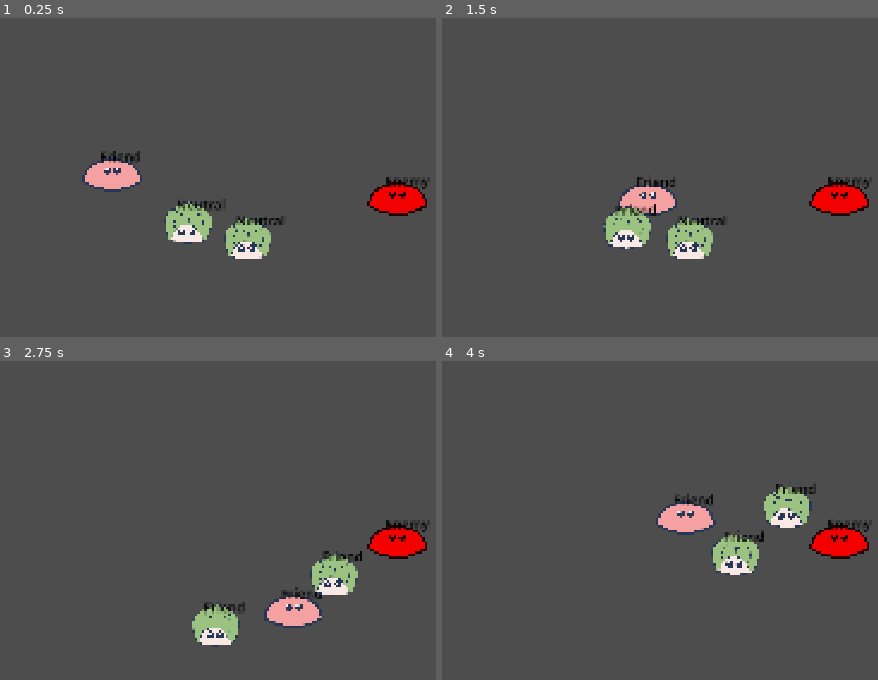
Above: before the commit, frames 1-4 (two rows, left to right).
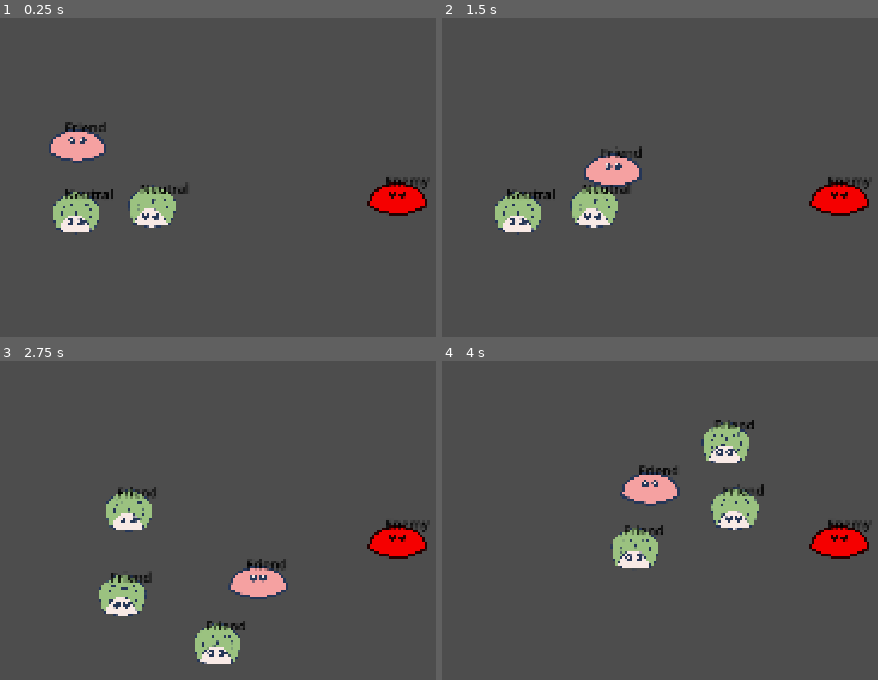
Above: after the commit, the same moments.

Repository: rinevard/SwarmSurge
Game: Godot game, scene res://scenes/main.tscn
The game is run twice, just before and just after one commit, with the same random seed, the same clock (stepped at 60 frames per second) and the same inputs.
Inputs:
- Up to frame 1 (0.25 s): no input
- Up to frame 2 (1.5 s): tap Enter at 0.5 s; hold D (right) 0.53-1.28 s; hold S (down) from 1.28 s (still down)
- Up to frame 3 (2.75 s): release S (down) at 2.03 s; hold D (right) from 2.03 s (still down)
- Up to frame 4 (4 s): release D (right) at 2.78 s; hold W (up) 2.78-3.53 s; hold A (left) from 3.53 s (still down)

The runs differ from the first frame. In frame 1, 7.1% of the frame differs, in the area x 11-65%, y 32-76%; in frame 2, 6.9%; in frame 3, 7.6%; in frame 4, 8.3%, in the area x 38-86%, y 18-68%.

Commit message:
我方主兽能从近到远激活副兽了

Diff:
--- a/scenes/creatures/swarm_part.tscn
+++ b/scenes/creatures/swarm_part.tscn
@@ -26,3 +26,6 @@
 texture = ExtResource("2_xsps4")
 region_enabled = true
 region_rect = Rect2(166, 74, 455, 404)
+
+[node name="Power" type="Node2D" parent="." index="3"]
+metadata/_edit_lock_ = true
--- a/scenes/main.tscn
+++ b/scenes/main.tscn
@@ -8,13 +8,16 @@
 metadata/_edit_lock_ = true
 
 [node name="SwarmMaster" parent="." instance=ExtResource("1_o5qli")]
-position = Vector2(664, 488)
+position = Vector2(580, 418)
 
 [node name="EnemyMaster" parent="." instance=ExtResource("3_sugp2")]
 position = Vector2(1349, 546)
 
 [node name="SwarmPart7" parent="." instance=ExtResource("2_0wfyh")]
-position = Vector2(847, 603)
+position = Vector2(578, 579)
+
+[node name="SwarmPart9" parent="." instance=ExtResource("2_0wfyh")]
+position = Vector2(578, 579)
 
 [node name="SwarmPart8" parent="." instance=ExtResource("2_0wfyh")]
-position = Vector2(990, 642)
+position = Vector2(760, 564)
--- a/scripts/creatures/swarm_master.gd
+++ b/scripts/creatures/swarm_master.gd
@@ -4,12 +4,22 @@
 var speed: float = 300.0
 var swarm_parts: Array[BaseCreature] = []
 var velocity: Vector2 = Vector2.ZERO
+var time_to_last_activation: float = 0.0
+
+const ACTIVATION_INTERVAL: float = 3.0
+const ACTIVATION_STEP: float = 150.0
+const ACTIVATION_BATCH_INTERVAL: float = 0.3
 
 func _ready() -> void:
 	update_group(Global.GROUP.FRIEND, self)
 
 func _physics_process(delta: float) -> void:
 	tmp_update_label()
+
+	time_to_last_activation += delta
+	if time_to_last_activation >= ACTIVATION_INTERVAL:
+		_activate_swarm()
+		time_to_last_activation = 0.0
 
 	var direction = Vector2.ZERO
 
@@ -25,6 +35,58 @@
 	velocity = direction.normalized() * speed
 	position += velocity * delta
 
+func _activate_swarm() -> void:
+	_activate()
+	# 记录当前激活时刻的副兽数组
+	var parts_snapshot: Array[BaseCreature] = swarm_parts.duplicate()
+	if parts_snapshot.is_empty():
+		return
+
+	var master_pos: Vector2 = global_position
+	var step: float = ACTIVATION_STEP
+	var max_distance: float = 0.0
+	var eligible_parts: Array[SwarmPart] = []
+
+	# 预扫描：筛选可激活的副兽并计算最大距离
+	for member in parts_snapshot:
+		if member and is_instance_valid(member) and member is SwarmPart:
+			var part := member as SwarmPart
+			eligible_parts.append(part)
+			var d: float = master_pos.distance_to(part.global_position)
+			if d > max_distance:
+				max_distance = d
+
+	if eligible_parts.is_empty():
+		return
+
+	# 基于最大距离计算需要的分组数量（[0, step), [step, 2*step) ... 最后一组覆盖到最大距离）
+	var num_groups: int = int(floor(max_distance / step)) + 1
+	var activation_groups: Array[Array] = []
+	activation_groups.resize(num_groups)
+	for i in range(num_groups):
+		activation_groups[i] = []
+
+	# 构建二维激活顺序数组
+	for part in eligible_parts:
+		if part and is_instance_valid(part):
+			var d: float = master_pos.distance_to(part.global_position)
+			var idx: int = int(floor(d / step))
+			idx = clamp(idx, 0, num_groups - 1)
+			activation_groups[idx].append(part)
+
+	# 依次激活每一组，组间间隔一定时间
+	for batch in activation_groups:
+		if batch.size() == 0:
+			continue
+		for part in batch:
+			if part and is_instance_valid(part):
+				part.activate()
+		await get_tree().create_timer(ACTIVATION_BATCH_INTERVAL).timeout
+
+
+func _activate() -> void:
+	pass
+
 func add_swarm_part(swarm_part: BaseCreature) -> void:
 	swarm_parts.append(swarm_part)
 	swarm_part.update_group(Global.GROUP.FRIEND, self)
--- a/scripts/creatures/swarm_part.gd
+++ b/scripts/creatures/swarm_part.gd
@@ -37,6 +37,10 @@
 
 	position += velocity * delta
 
+func activate() -> void:
+	print(name + " is activated!")
+
+#region 聚落移动
 func _get_neighbors() -> Array[SwarmPart]:
 	var result: Array[SwarmPart] = []
 	if swarm_master == null:
@@ -94,3 +98,4 @@
 	if steer_len > MAX_FORCE:
 		steer = steer * (MAX_FORCE / steer_len)
 	return steer
+#endregion
